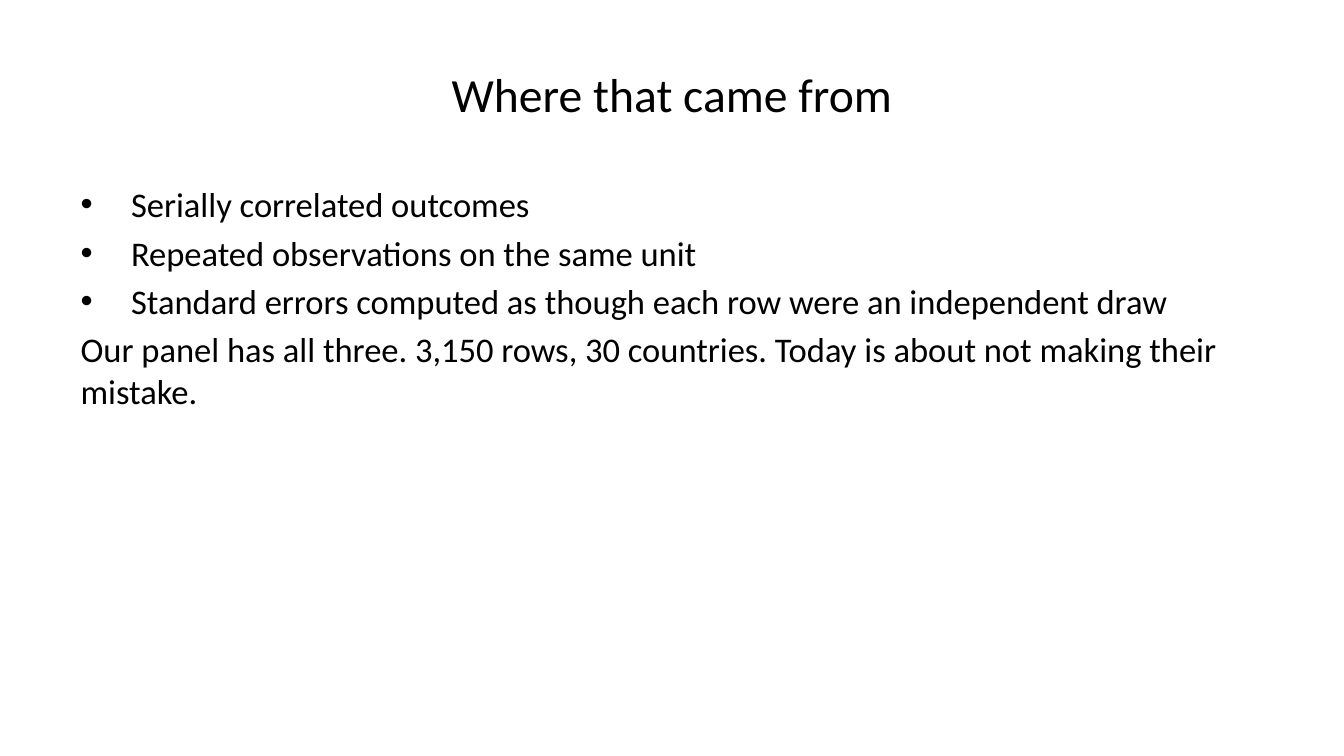
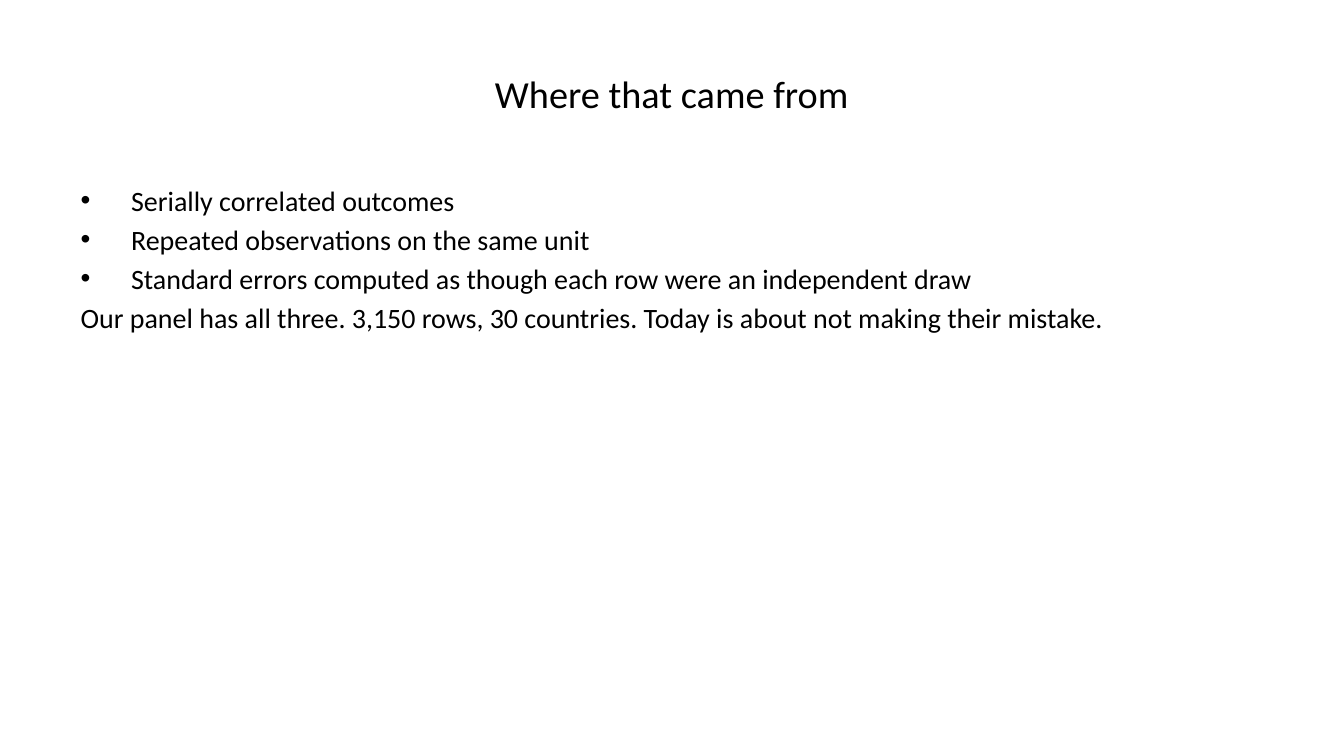
Before and after one commit to warint/quantitative-methods, a slide deck: slide 5 of 03-inference-diagnostics-interpretation/slides.pptx. Drawn at 1344x756 pixels with LibreOffice and Linux fonts; fonts in the diff are those of the drawing. Boxes give left, top, right and bottom in pixels: in the first picture for what was removed or moved away, otherwise in the second. Text is boxed around its words. In the diff, an @@ line names an element or a change of style, - is before the commit and + after.

```diff
--- a/03-inference-diagnostics-interpretation/slides.pptx
+++ b/03-inference-diagnostics-interpretation/slides.pptx
@@ title "Where that came from" at <box>495,81,848,109</box>: size 25.5 to 20.5 pt @@
@@ text "Serially correlated outcomes" at <box>81,191,1103,333</box>: size 18.5 to 15 pt @@
```
Also in this commit, not shown: 25 other slides changed, 13 other files.
